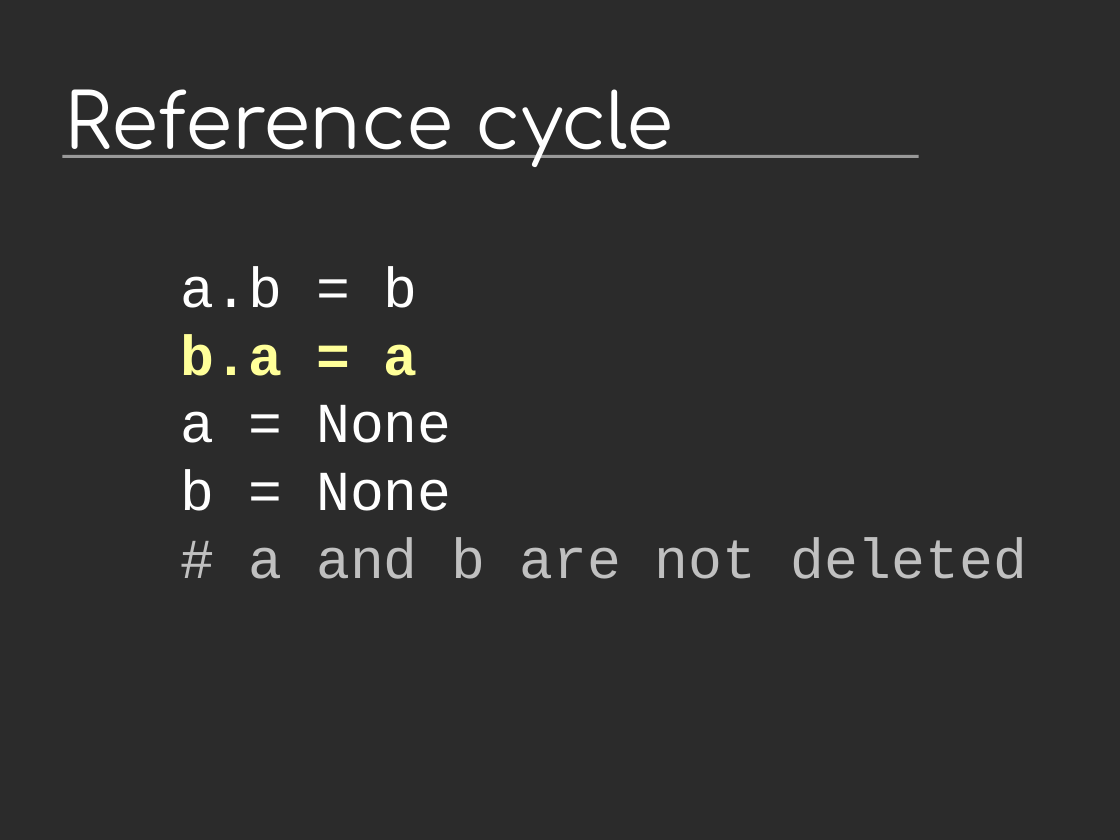
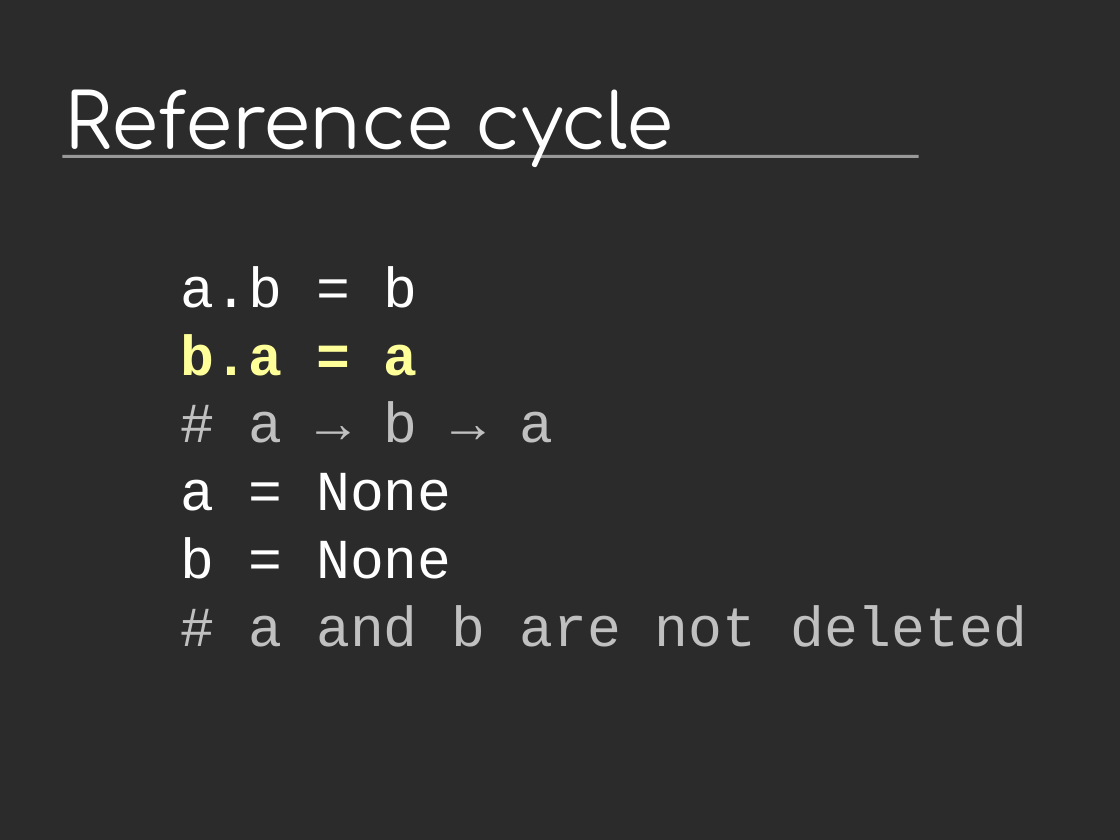
Before and after one commit to vstinner/talks, a slide deck: slide 3 of 2014-Pycon-Montreal/tracemalloc.odp. Drawn at 1120x840 pixels with LibreOffice and Linux fonts; fonts in the diff are those of the drawing; background and template pictures are left out; a plain dark background stands for a picture behind light text. Boxes give left, top, right and bottom in pixels: in the first picture for what was removed or moved away, otherwise in the second. Text is boxed around its words. In the diff, an @@ line names an element or a change of style, - is before the commit and + after.

```diff
--- a/2014-Pycon-Montreal/tracemalloc.odp
+++ b/2014-Pycon-Montreal/tracemalloc.odp
@@ text at box(181, 266, 1027, 647): text changed @@
-a.b = b
-b.a = a
-a = None
-b = None
-# a and b are not deleted
+a.b = b
+b.a = a
+# a → b → a
+a = None
+b = None
+# a and b are not deleted
```
Also in this commit, not shown: 2 other slides changed, 2 slides added, 3 other files.
